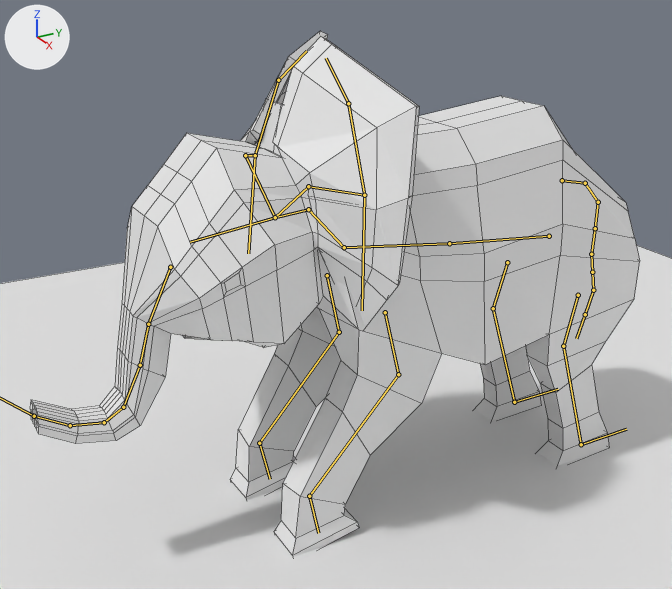
One commit to the Blender file models/baby_elephant/elephant-sneez.blend: the scene before it, then after it.
Both versions are drawn from a camera (50 mm lens) standing at (4.38, -2.93, 3.34) and looking at (-0.04, -0.44, 1.33). Arrows for +X, +Y and +Z are at upper left; the lights stay in place. Both versions are drawn at frame 10 of the action 'ArmatureAction'; the numbers are the values there. The bones that bend it are drawn over the model as lines. Mesh edges are drawn as thin lines.

In view in the first picture: 'Plane', 'elephant-model'.
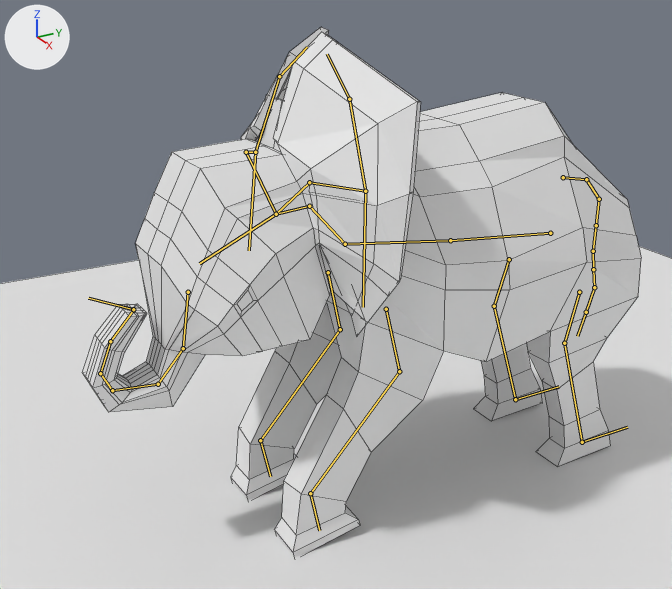
Location of each change, (x1, y1, x2, y2) in pixels of the pictures (672 x 589 px):
'elephant-model', posed (9% narrower)
    before: (30, 31, 640, 557)
    after: (83, 27, 641, 557)
bone 'Head', root to tip
    before: (275, 217) to (190, 242)
    after: (276, 214) to (199, 263)

The change in detail:
Object 'Armature' (bone_rig_object) moves from (0.0, 1.079, 2.056) to (0.006, 1.082, 2.078).
Bone 'Head' (bone_head) turns from (0, 0, 0) to (17, 0, 0) degrees about its own x, y and z.
Bone 'Trumpet_ik' (bone_trumpet_ik) moves from (0.0, 0.0, 0.0) to (0.003, 0.055, -0.858).
